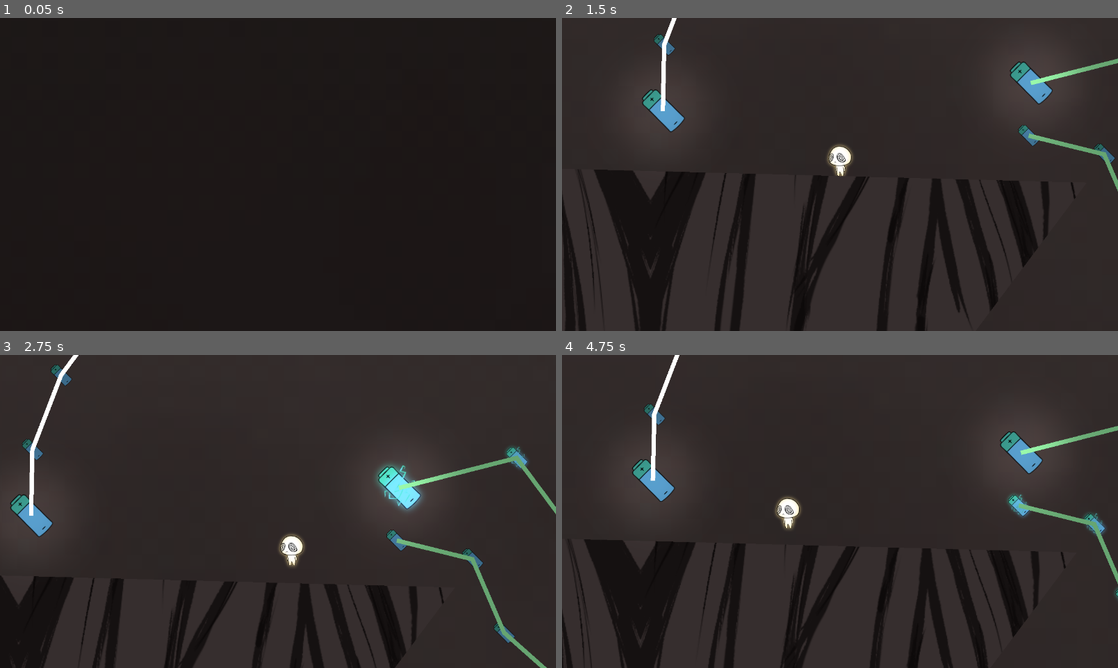
Above: before the commit, frames 1-4 (two rows, left to right).
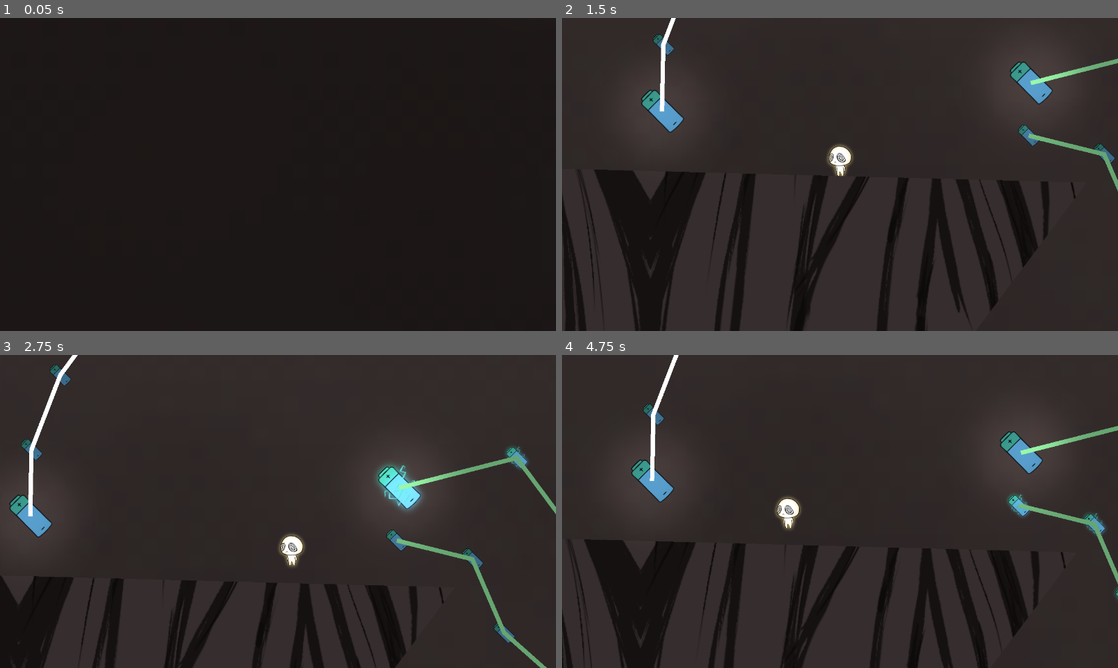
Above: after the commit, the same moments.

Repository: chris-prenissl/root-expansion
Game: Godot game, scene res://MainScenes/MainLevel.tscn
Two runs of this game, one before a commit and one after it. Both use one fixed random seed, a clock stepped at 60 frames per second and the inputs below.
Inputs (mouse positions are in pixels of both pictures, inside the frame that each line leads up to):
- Up to frame 1 (0.05 s): no input
- Up to frame 2 (1.5 s): move the mouse to (962, 158) at 0.52 s; click (962, 158) at 0.6 s; move the mouse to (728, 190) at 1.27 s; click (728, 190) at 1.35 s
- Up to frame 3 (2.75 s): move the mouse to (333, 442) at 2.02 s; click (333, 442) at 2.1 s
- Up to frame 4 (4.75 s): move the mouse to (812, 574) at 2.77 s; click (812, 574) at 2.85 s; move the mouse to (1006, 558) at 3.52 s; click (1006, 558) at 3.6 s; move the mouse to (673, 464) at 4.27 s; click (673, 464) at 4.35 s

The runs differ from the first frame. In frame 2, 0.3% of the frame differs, in the area x 14-23%, y 0-37%; in frame 3, 0.5%, in the area x 1-15%, y 0-59%; in frame 4, 0.4%.

Commit message:
level changes

Diff:
--- a/MainScenes/MainLevel.tscn
+++ b/MainScenes/MainLevel.tscn
@@ -183,6 +183,9 @@
 [sub_resource type="RectangleShape2D" id="RectangleShape2D_sn5dq"]
 size = Vector2(2207.65, 193)
 
+[sub_resource type="RectangleShape2D" id="RectangleShape2D_85es5"]
+size = Vector2(3140.07, 116.454)
+
 [node name="MainLevel" type="Node2D"]
 position = Vector2(2137, 386)
 
@@ -994,7 +997,12 @@
 texture = ExtResource("3_5rjep")
 texture_scale = Vector2(0.5, 0.5)
 texture_rotation = 1.5708
-polygon = PackedVector2Array(-2968, -8239, -2341, 2874, -234 …(372 unchanged characters)…  6947, 13616, 6947, 13616, 6947, 13616, 1379, 2337, 1379, 2337, 1379, 2337, 1379, 2337, 1379, 2337, 1379, 2337, 1379, 2337, 1379, 2337, 1379, 2337, 1379, 2337, 1379, 2337, 763, -8380)
+polygon = PackedVector2Array(-2968, -8239, -2341, 2874, -234 …(372 unchanged characters)…  6947, 13616, 6947, 13616, 6947, 13616, 4238, 2752, 1379, 2337, 1379, 2337, 1379, 2337, 1379, 2337, 1379, 2337, 1379, 2337, 1379, 2337, 1379, 2337, 1379, 2337, 1379, 2337, 4526, -11404, 774, -11691, 763, -8380)
+
+[node name="CollisionShape2D" type="CollisionShape2D" parent="StaticBodies/MiddleRoots/StaticBody2D"]
+position = Vector2(-2827.26, -6672.99)
+rotation = -1.62316
+shape = SubResource("RectangleShape2D_85es5")
 
 [node name="StaticBody2D2" type="StaticBody2D" parent="StaticBodies/MiddleRoots"]
 
@@ -1221,12 +1229,14 @@
 [node name="Treeenenemies" type="Node2D" parent="EnemyGroups"]
 
 [node name="treeenemygroup" type="Node2D" parent="EnemyGroups/Treeenenemies"]
+position = Vector2(-2, 0)
 script = ExtResource("7_ygorh")
+energy_scene_path = "res://OtherScenes/energy.tscn"
 
 [node name="Enemies" type="Node2D" parent="EnemyGroups/Treeenenemies/treeenemygroup"]
 
 [node name="Enemy" parent="EnemyGroups/Treeenenemies/treeenemygroup/Enemies" instance=ExtResource("8_j14jn")]
-position = Vector2(-8528, -8317)
+position = Vector2(-8528, -8316)
 pattern = [0]
 pattern_timers = [1.0]
 
@@ -1286,12 +1296,17 @@
 pattern_timers = [1.0]
 
 [node name="Enemy13" parent="EnemyGroups/Treeenenemies/treeenemygroup/Enemies" instance=ExtResource("8_j14jn")]
-position = Vector2(-6780, -9627)
+position = Vector2(-6780, -9625)
 pattern = [0]
 pattern_timers = [1.0]
 
 [node name="Enemy14" parent="EnemyGroups/Treeenenemies/treeenemygroup/Enemies" instance=ExtResource("8_j14jn")]
-position = Vector2(-6456, -9655)
+position = Vector2(-6583, -9641)
+pattern = [0]
+pattern_timers = [1.0]
+
+[node name="Enemy33" parent="EnemyGroups/Treeenenemies/treeenemygroup/Enemies" instance=ExtResource("8_j14jn")]
+position = Vector2(-6369, -9656)
 pattern = [0]
 pattern_timers = [1.0]
 
@@ -1311,7 +1326,12 @@
 pattern_timers = [1.0]
 
 [node name="Enemy18" parent="EnemyGroups/Treeenenemies/treeenemygroup/Enemies" instance=ExtResource("8_j14jn")]
-position = Vector2(-5537, -9973)
+position = Vector2(-5601, -9948)
+pattern = [0]
+pattern_timers = [1.0]
+
+[node name="Enemy34" parent="EnemyGroups/Treeenenemies/treeenemygroup/Enemies" instance=ExtResource("8_j14jn")]
+position = Vector2(-5507, -10077)
 pattern = [0]
 pattern_timers = [1.0]
 
@@ -1387,12 +1407,207 @@
 
 [node name="Line2D" type="Line2D" parent="EnemyGroups/Treeenenemies/treeenemygroup"]
 
+[node name="Floorenemies" type="Node2D" parent="EnemyGroups"]
+
+[node name="Enemy" parent="EnemyGroups/Floorenemies" instance=ExtResource("8_j14jn")]
+position = Vector2(-9231, -5580)
+pattern = [1]
+pattern_timers = [1.0]
+
+[node name="Enemy2" parent="EnemyGroups/Floorenemies" instance=ExtResource("8_j14jn")]
+position = Vector2(-9029, -5494)
+pattern = [1]
+pattern_timers = [1.0]
+
+[node name="Enemy3" parent="EnemyGroups/Floorenemies" instance=ExtResource("8_j14jn")]
+position = Vector2(-8749, -5407)
+pattern = [1]
+pattern_timers = [1.0]
+
+[node name="Enemy4" parent="EnemyGroups/Floorenemies" instance=ExtResource("8_j14jn")]
+position = Vector2(-8532, -5329)
+pattern = [1]
+pattern_timers = [1.0]
+
+[node name="Enemy5" parent="EnemyGroups/Floorenemies" instance=ExtResource("8_j14jn")]
+position = Vector2(-8366, -5286)
+pattern = [1]
+pattern_timers = [1.0]
+
+[node name="Enemy6" parent="EnemyGroups/Floorenemies" instance=ExtResource("8_j14jn")]
+position = Vector2(-8172, -5238)
+pattern = [1]
+pattern_timers = [1.0]
+
+[node name="Enemy7" parent="EnemyGroups/Floorenemies" instance=ExtResource("8_j14jn")]
+position = Vector2(-7912, -5185)
+pattern = [1]
+pattern_timers = [1.0]
+
+[node name="Enemy8" parent="EnemyGroups/Floorenemies" instance=ExtResource("8_j14jn")]
+position = Vector2(-7668, -5130)
+pattern = [1]
+pattern_timers = [1.0]
+
+[node name="Enemy9" parent="EnemyGroups/Floorenemies" instance=ExtResource("8_j14jn")]
+position = Vector2(-7408, -5085)
+pattern = [1]
+pattern_timers = [1.0]
+
+[node name="Enemy10" parent="EnemyGroups/Floorenemies" instance=ExtResource("8_j14jn")]
+position = Vector2(-7186, -5060)
+pattern = [1]
+pattern_timers = [1.0]
+
+[node name="Enemy11" parent="EnemyGroups/Floorenemies" instance=ExtResource("8_j14jn")]
+position = Vector2(-6929, -5027)
+pattern = [1]
+pattern_timers = [1.0]
+
+[node name="Enemy12" parent="EnemyGroups/Floorenemies" instance=ExtResource("8_j14jn")]
+position = Vector2(-6705, -4994)
+pattern = [1]
+pattern_timers = [1.0]
+
+[node name="Enemy13" parent="EnemyGroups/Floorenemies" instance=ExtResource("8_j14jn")]
+position = Vector2(-6705, -4994)
+pattern = [1]
+pattern_timers = [1.0]
+
+[node name="Enemy14" parent="EnemyGroups/Floorenemies" instance=ExtResource("8_j14jn")]
+position = Vector2(-6483, -4981)
+pattern = [1]
+pattern_timers = [1.0]
+
+[node name="Enemy15" parent="EnemyGroups/Floorenemies" instance=ExtResource("8_j14jn")]
+position = Vector2(-6191, -4964)
+pattern = [1]
+pattern_timers = [1.0]
+
+[node name="Enemy16" parent="EnemyGroups/Floorenemies" instance=ExtResource("8_j14jn")]
+position = Vector2(-5932, -4947)
+pattern = [1]
+pattern_timers = [1.0]
+
+[node name="Enemy17" parent="EnemyGroups/Floorenemies" instance=ExtResource("8_j14jn")]
+position = Vector2(-5690, -4941)
+pattern = [1]
+pattern_timers = [1.0]
+
+[node name="Enemy18" parent="EnemyGroups/Floorenemies" instance=ExtResource("8_j14jn")]
+position = Vector2(-5474, -4992)
+pattern = [1]
+pattern_timers = [1.0]
+
+[node name="Enemy19" parent="EnemyGroups/Floorenemies" instance=ExtResource("8_j14jn")]
+position = Vector2(-5254, -4964)
+pattern = [1]
+pattern_timers = [1.0]
+
+[node name="Enemy20" parent="EnemyGroups/Floorenemies" instance=ExtResource("8_j14jn")]
+position = Vector2(-5084, -4972)
+pattern = [1]
+pattern_timers = [1.0]
+
+[node name="Enemy21" parent="EnemyGroups/Floorenemies" instance=ExtResource("8_j14jn")]
+position = Vector2(-4853, -4972)
+pattern = [1]
+pattern_timers = [1.0]
+
+[node name="Enemy22" parent="EnemyGroups/Floorenemies" instance=ExtResource("8_j14jn")]
+position = Vector2(-4637, -4972)
+pattern = [1]
+pattern_timers = [1.0]
+
+[node name="Enemy23" parent="EnemyGroups/Floorenemies" instance=ExtResource("8_j14jn")]
+position = Vector2(-4637, -4972)
+pattern = [1]
+pattern_timers = [1.0]
+
+[node name="Enemy24" parent="EnemyGroups/Floorenemies" instance=ExtResource("8_j14jn")]
+position = Vector2(-4523, -8256)
+pattern = [1]
+pattern_timers = [1.0]
+
+[node name="Enemy25" parent="EnemyGroups/Floorenemies" instance=ExtResource("8_j14jn")]
+position = Vector2(-4231, -8246)
+pattern = [1]
+pattern_timers = [1.0]
+
+[node name="Enemy26" parent="EnemyGroups/Floorenemies" instance=ExtResource("8_j14jn")]
+position = Vector2(-3921, -8266)
+pattern = [1]
+pattern_timers = [1.0]
+
+[node name="Enemy27" parent="EnemyGroups/Floorenemies" instance=ExtResource("8_j14jn")]
+position = Vector2(-3675, -8270)
+pattern = [1]
+pattern_timers = [1.0]
+
+[node name="Enemy28" parent="EnemyGroups/Floorenemies" instance=ExtResource("8_j14jn")]
+position = Vector2(-3461, -8286)
+pattern = [1]
+pattern_timers = [1.0]
+
+[node name="Enemy29" parent="EnemyGroups/Floorenemies" instance=ExtResource("8_j14jn")]
+position = Vector2(-3187, -8288)
+pattern = [1]
+pattern_timers = [1.0]
+
+[node name="Enemy30" parent="EnemyGroups/Floorenemies" instance=ExtResource("8_j14jn")]
+position = Vector2(-2937, -8314)
+pattern = [1]
+pattern_timers = [1.0]
+
+[node name="Enemy31" parent="EnemyGroups/Floorenemies" instance=ExtResource("8_j14jn")]
+position = Vector2(-2679, -8306)
+pattern = [1]
+pattern_timers = [1.0]
+
+[node name="Enemy32" parent="EnemyGroups/Floorenemies" instance=ExtResource("8_j14jn")]
+position = Vector2(-2415, -8320)
+pattern = [1]
+pattern_timers = [1.0]
+
+[node name="Enemy33" parent="EnemyGroups/Floorenemies" instance=ExtResource("8_j14jn")]
+position = Vector2(-2223, -8350)
+pattern = [1]
+pattern_timers = [1.0]
+
+[node name="Enemy34" parent="EnemyGroups/Floorenemies" instance=ExtResource("8_j14jn")]
+position = Vector2(-2033, -8348)
+pattern = [1]
+pattern_timers = [1.0]
+
+[node name="Enemy35" parent="EnemyGroups/Floorenemies" instance=ExtResource("8_j14jn")]
+position = Vector2(-1772, -8361)
+pattern = [1]
+pattern_timers = [1.0]
+
+[node name="Enemy36" parent="EnemyGroups/Floorenemies" instance=ExtResource("8_j14jn")]
+position = Vector2(-1493, -8374)
+pattern = [1]
+pattern_timers = [1.0]
+
+[node name="Enemy37" parent="EnemyGroups/Floorenemies" instance=ExtResource("8_j14jn")]
+position = Vector2(-1236, -8374)
+pattern = [1]
+pattern_timers = [1.0]
+
+[node name="Enemy38" parent="EnemyGroups/Floorenemies" instance=ExtResource("8_j14jn")]
+position = Vector2(-962, -8391)
+pattern = [1]
+pattern_timers = [1.0]
+
 [node name="Platforms" type="Node2D" parent="."]
 
 [node name="LeftSide" type="Node2D" parent="Platforms"]
 
 [node name="StaticBody2D" type="StaticBody2D" parent="Platforms/LeftSide" groups=["Checkpoint", "Floor"]]
 position = Vector2(-6734, -7629)
+
+[node name="Node2D" type="Node2D" parent="Platforms/LeftSide/StaticBody2D"]
+position = Vector2(-34, -266)
 
 [node name="Polygon2D" type="Polygon2D" parent="Platforms/LeftSide/StaticBody2D"]
 texture_repeat = 2
@@ -1408,6 +1623,9 @@
 [node name="StaticBody2D2" type="StaticBody2D" parent="Platforms/LeftSide" groups=["Checkpoint", "Floor"]]
 position = Vector2(-6655, -7063)
 
+[node name="Node2D" type="Node2D" parent="Platforms/LeftSide/StaticBody2D2"]
+position = Vector2(-38, -280)
+
 [node name="Polygon2D" type="Polygon2D" parent="Platforms/LeftSide/StaticBody2D2"]
 texture_repeat = 2
 position = Vector2(6667, 5395)
@@ -1422,6 +1640,9 @@
 [node name="StaticBody2D3" type="StaticBody2D" parent="Platforms/LeftSide" groups=["Checkpoint", "Floor"]]
 position = Vector2(-5101, -7002)
 
+[node name="Node2D" type="Node2D" parent="Platforms/LeftSide/StaticBody2D3"]
+position = Vector2(-38, -280)
+
 [node name="Polygon2D" type="Polygon2D" parent="Platforms/LeftSide/StaticBody2D3"]
 texture_repeat = 2
 position = Vector2(6667, 5395)
@@ -1436,6 +1657,9 @@
 [node name="StaticBody2D4" type="StaticBody2D" parent="Platforms/LeftSide" groups=["Checkpoint", "Floor"]]
 position = Vector2(-6160, -7307)
 
+[node name="Node2D" type="Node2D" parent="Platforms/LeftSide/StaticBody2D4"]
+position = Vector2(-38, -280)
+
 [node name="Polygon2D" type="Polygon2D" parent="Platforms/LeftSide/StaticBody2D4"]
 texture_repeat = 2
 position = Vector2(6667, 5395)
@@ -1450,6 +1674,9 @@
 [node name="StaticBody2D5" type="StaticBody2D" parent="Platforms/LeftSide" groups=["Checkpoint", "Floor"]]
 position = Vector2(-4924, -6233)
 
+[node name="Node2D" type="Node2D" parent="Platforms/LeftSide/StaticBody2D5"]
+position = Vector2(-38, -280)
+
 [node name="Polygon2D" type="Polygon2D" parent="Platforms/LeftSide/StaticBody2D5"]
 texture_repeat = 2
 position = Vector2(6667, 5395)
@@ -1464,6 +1691,9 @@
 [node name="StaticBody2D6" type="StaticBody2D" parent="Platforms/LeftSide" groups=["Checkpoint", "Floor"]]
 position = Vector2(-6465, -6110)
 
+[node name="Node2D" type="Node2D" parent="Platforms/LeftSide/StaticBody2D6"]
+position = Vector2(-38, -280)
+
 [node name="Polygon2D" type="Polygon2D" parent="Platforms/LeftSide/StaticBody2D6"]
 texture_repeat = 2
 position = Vector2(6667, 5395)
@@ -1478,6 +1708,9 @@
 [node name="StaticBody2D7" type="StaticBody2D" parent="Platforms/LeftSide" groups=["Checkpoint", "Floor"]]
 position = Vector2(-7045, -6448)
 
+[node name="Node2D" type="Node2D" parent="Platforms/LeftSide/StaticBody2D7"]
+position = Vector2(-38, -280)
+
 [node name="Polygon2D" type="Polygon2D" parent="Platforms/LeftSide/StaticBody2D7"]
 texture_repeat = 2
 position = Vector2(6667, 5395)
@@ -1492,6 +1725,9 @@
 [node name="StaticBody2D8" type="StaticBody2D" parent="Platforms/LeftSide" groups=["Checkpoint", "Floor"]]
 position = Vector2(-2829, -10588)
 scale = Vector2(3, 3)
+
+[node name="Node2D" type="Node2D" parent="Platforms/LeftSide/StaticBody2D8"]
+position = Vector2(-38, -280)
 
 [node name="Polygon2D" type="Polygon2D" parent="Platforms/LeftSide/StaticBody2D8"]
 texture_repeat = 2
--- a/Scripts/energy.gd
+++ b/Scripts/energy.gd
@@ -7,7 +7,7 @@
 var player: Node2D
 
 func _ready():
-	player = owner.get_node("Player")
+	player = get_parent().get_node("Player")
 	current_speed = starting_speed
 
 func _process(delta):
--- a/Scripts/player.gd
+++ b/Scripts/player.gd
@@ -70,7 +70,8 @@
 		refill_dashes()
 		grounded = true
 		if body.is_in_group("Checkpoint"):
-			last_checkpoint = position
+			print(body.get_child(0).position)
+			last_checkpoint = body.get_child(0).position
 
 func on_floor_detector_exited(body):
 	if body.is_in_group("Floor"):
Not shown: 1 places in MainScenes/MainLevel.tscn that only renumber resources
